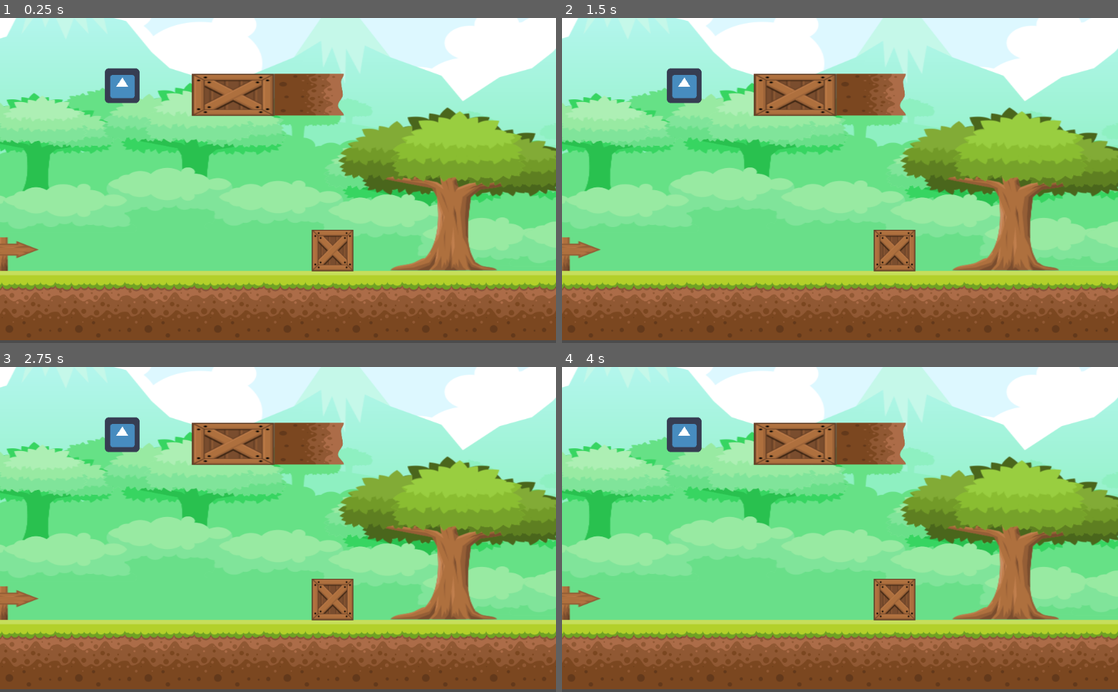
Above: before the commit, frames 1-4 (two rows, left to right).
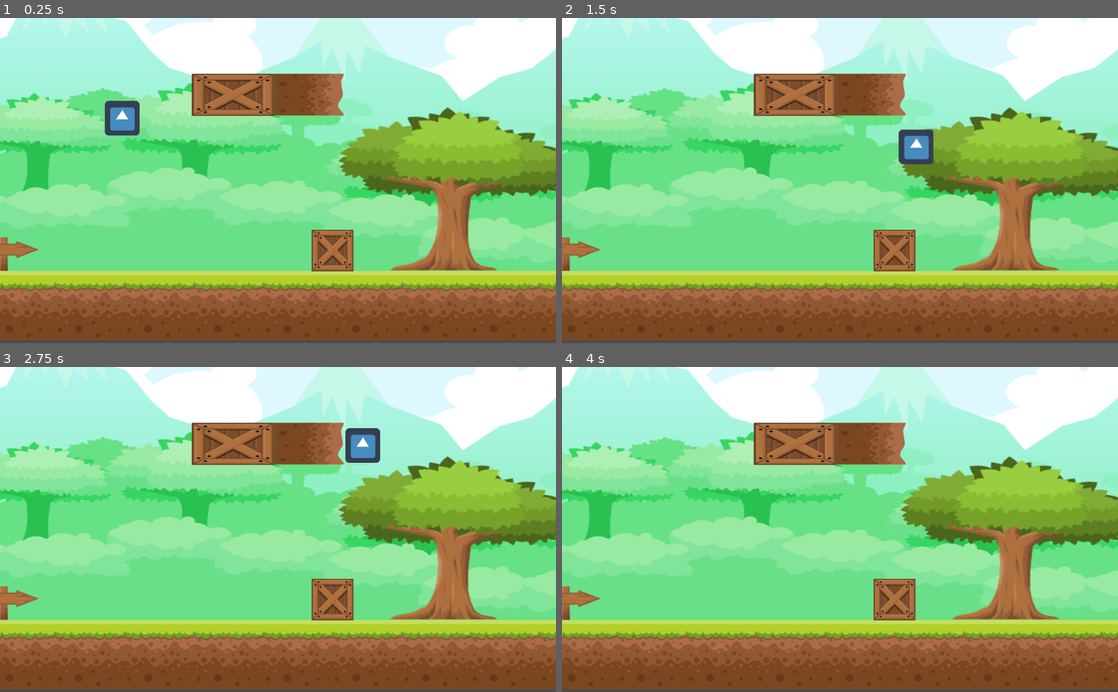
Above: after the commit, the same moments.

Repository: CC-SI/Game_lendas_corrompidas
Game: Godot game, scene res://src/Cenas/cenarioDeTestes.tscn
The game is run twice, just before and just after one commit, with the same random seed, the same clock (stepped at 60 frames per second) and the same inputs. The project has no main scene, so this scene is started directly. The engine's default icon, where the game draws it, is replaced by a stand-in: a white triangle on a blue panel in a dark square.
Inputs:
- Up to frame 1 (0.25 s): no input
- Up to frame 2 (1.5 s): hold Right (ui_right) from 0.53 s (still down); tap Up (ui_up) at 0.6, 0.77, 1.07, 1.35 s
- Up to frame 3 (2.75 s): tap Up (ui_up) at 1.52, 1.82, 2.1 s; release Right (ui_right) at 2.03 s; hold Left (ui_left) from 2.03 s (still down)
- Up to frame 4 (4 s): release Left (ui_left) at 2.78 s; hold Right (ui_right) from 2.78 s (still down); tap Up (ui_up) at 2.85, 3.02, 3.32, 3.6, 3.77 s

The runs differ from the first frame. In frame 1, 1.3% of the frame differs, in the area x 18-26%, y 15-37%; in frame 2, 1.4%, in the area x 18-67%, y 15-46%; in frame 3, 1.3%; in frame 4, 0.7%.

Commit message:
Update player.gd

Diff:
--- a/src/scripts/player.gd
+++ b/src/scripts/player.gd
@@ -1,16 +1,20 @@
 extends KinematicBody2D
 
+var velocidade = 450
+var direcao = Vector2.ZERO
+var forca_pulo = 1000
+var velocidade_queda = 30
 
-# Declare member variables here. Examples:
-# var a = 2
-# var b = "text"
+func _process(delta):
+	direcao.x = 0
+	direcao.y += velocidade_queda
 
+	if (Input.is_action_pressed("ui_left")):
+		direcao.x = -velocidade
+	elif (Input.is_action_pressed("ui_right")):
+		direcao.x = velocidade
 
-# Called when the node enters the scene tree for the first time.
-func _ready():
-	pass # Replace with function body.
+	if (Input.is_action_just_pressed("ui_up") and is_on_floor()):
+		direcao.y = -forca_pulo
 
-
-# Called every frame. 'delta' is the elapsed time since the previous frame.
-#func _process(delta):
-#	pass
+	direcao = move_and_slide(direcao, Vector2(0,-1))
